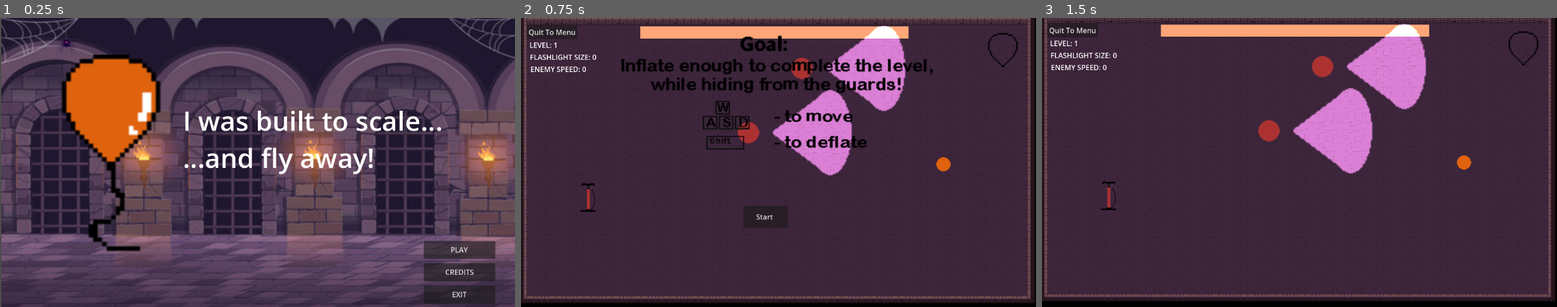
Above: before the commit, frames 1-3 (left to right).
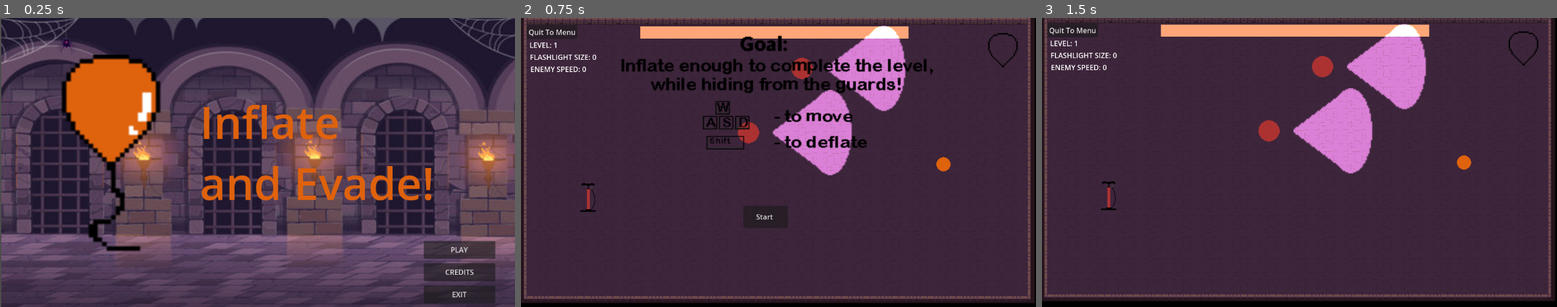
Above: after the commit, the same moments.

Repository: robliv/gamejam2024
Game: Godot game, scene res://scenes/game_manager.tscn
Same seed, same stepped clock (60 frames per second), same inputs: the game is played once before the commit and once after it.
Inputs:
- Up to frame 1 (0.25 s): no input
- Up to frame 2 (0.75 s): click "PLAY" at 0.5 s
- Up to frame 3 (1.5 s): click "Start" at 1.25 s

The runs differ from the first frame. In frame 1, 5.0% of the frame differs, in the area x 35-86%, y 29-64%; in frame 2, nothing differs; in frame 3, nothing differs.

Commit message:
finallly

Diff:
--- a/project/scenes/menu.tscn
+++ b/project/scenes/menu.tscn
@@ -51,17 +51,20 @@
 [node name="RichTextLabel" type="RichTextLabel" parent="."]
 custom_minimum_size = Vector2(600, 300)
 layout_mode = 0
-offset_left = 411.0
-offset_top = 188.0
-offset_right = 1011.0
-offset_bottom = 488.0
+offset_left = 449.0
+offset_top = 164.0
+offset_right = 1049.0
+offset_bottom = 464.0
+theme_override_colors/table_border = Color(0.87451, 0.384314, 0.0509804, 1)
+theme_override_colors/table_even_row_bg = Color(0.87451, 0.384314, 0.0509804, 1)
+theme_override_colors/default_color = Color(0.87451, 0.384314, 0.0509804, 1)
 theme_override_font_sizes/bold_italics_font_size = 20
 theme_override_font_sizes/italics_font_size = 20
 theme_override_font_sizes/mono_font_size = 20
-theme_override_font_sizes/normal_font_size = 60
+theme_override_font_sizes/normal_font_size = 100
 theme_override_font_sizes/bold_font_size = 20
-text = "I was built to scale...
-...and fly away!"
+text = "Inflate
+and Evade!"
 
 [node name="AudioStreamPlayer2D" type="AudioStreamPlayer2D" parent="."]
 stream = ExtResource("4_jmwwv")
